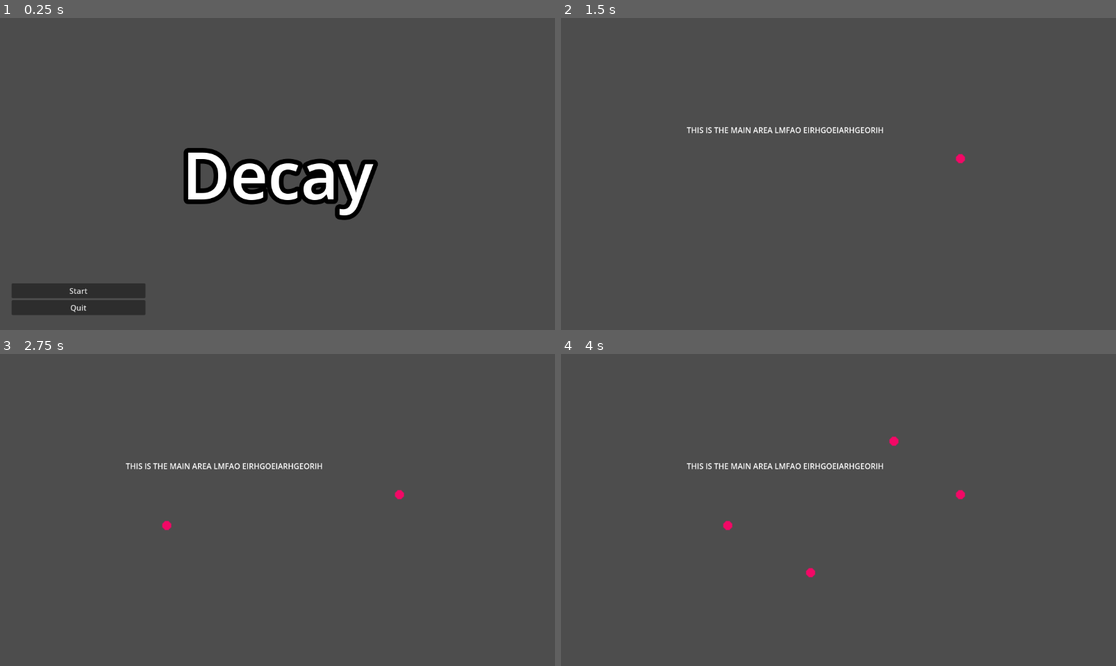
Above: before the commit, frames 1-4 (two rows, left to right).
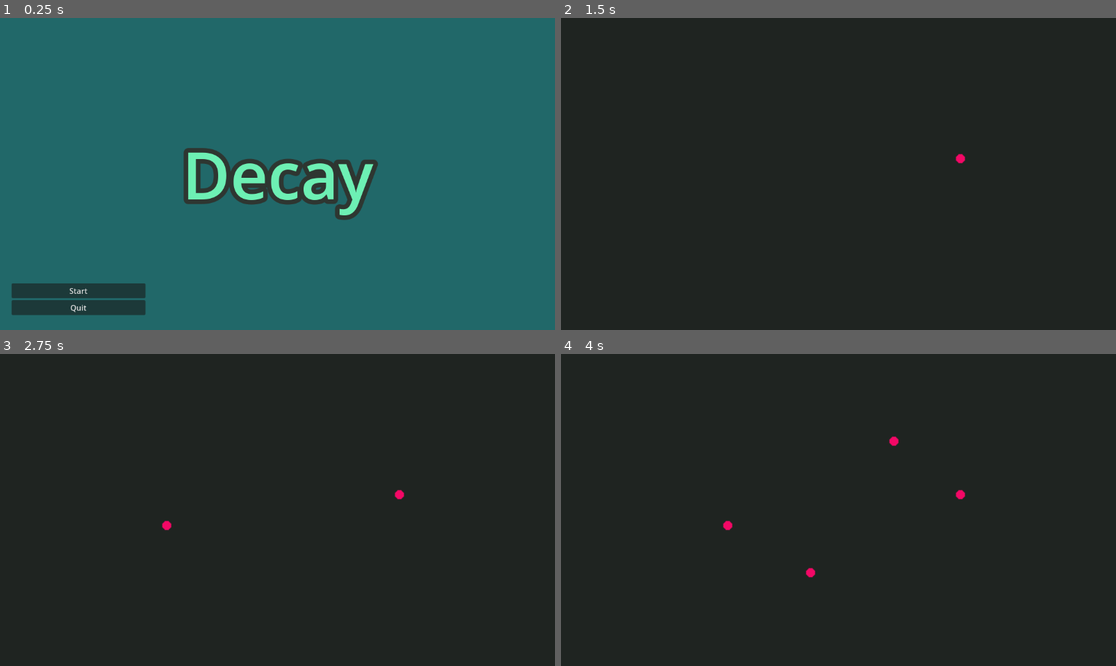
Above: after the commit, the same moments.

Repository: Alpha-Hotel/GameJamJan24
Game: Godot game, scene res://Scenes/menu.tscn
The game is run twice, just before and just after one commit, with the same random seed, the same clock (stepped at 60 frames per second) and the same inputs.
Inputs (mouse positions are in pixels of both pictures, inside the frame that each line leads up to):
- Up to frame 1 (0.25 s): no input
- Up to frame 2 (1.5 s): click "Start" at 0.5 s; tap Enter at 1.25 s; move the mouse to (960, 158) at 1.27 s; click (960, 158) at 1.35 s
- Up to frame 3 (2.75 s): tap Space at 2 s; move the mouse to (166, 525) at 2.02 s; click (166, 525) at 2.1 s
- Up to frame 4 (4 s): tap Enter at 2.75 s; move the mouse to (894, 441) at 2.77 s; click (894, 441) at 2.85 s; tap Space at 3.5 s; move the mouse to (810, 572) at 3.52 s; click (810, 572) at 3.6 s

The runs differ from the first frame. In frame 1, 98% of the frame differs, in the area x 0-100%, y 0-100%; in frame 2, 100%; in frame 3, 100%; in frame 4, 100%.

Commit message:
added better menu colors and text to amtch theme, added a colorrect for background color in main game space

Diff:
--- a/Scenes/menu.tscn
+++ b/Scenes/menu.tscn
@@ -4,8 +4,10 @@
 [ext_resource type="AudioStream" uid="uid://cei5o8xbl1buc" path="res://audio/main theme.wav" id="2_t5ueb"]
 
 [sub_resource type="Environment" id="Environment_pssit"]
-background_mode = 3
-background_energy_multiplier = 1.34
+background_mode = 1
+background_color = Color(0.129412, 0.407843, 0.411765, 1)
+background_energy_multiplier = 1.18
+ambient_light_color = Color(1, 1, 1, 1)
 glow_enabled = true
 glow_intensity = 1.89
 glow_strength = 1.06
@@ -19,6 +21,32 @@
 grow_horizontal = 2
 grow_vertical = 2
 script = ExtResource("1_bbhou")
+
+[node name="WorldEnvironment" type="WorldEnvironment" parent="."]
+environment = SubResource("Environment_pssit")
+
+[node name="Label" type="Label" parent="."]
+modulate = Color(1.5, 1.5, 1.5, 1)
+layout_mode = 1
+anchors_preset = 8
+anchor_left = 0.5
+anchor_top = 0.5
+anchor_right = 0.5
+anchor_bottom = 0.5
+offset_left = -198.5
+offset_top = -93.0
+offset_right = 198.5
+offset_bottom = 93.0
+grow_horizontal = 2
+grow_vertical = 2
+theme_type_variation = &"HeaderLarge"
+theme_override_colors/font_color = Color(0.286275, 0.627451, 0.470588, 1)
+theme_override_colors/font_outline_color = Color(0.121569, 0.141176, 0.129412, 1)
+theme_override_constants/outline_size = 38
+theme_override_font_sizes/font_size = 136
+text = "Decay
+"
+horizontal_alignment = 1
 
 [node name="VBoxContainer" type="VBoxContainer" parent="."]
 layout_mode = 1
@@ -43,27 +71,3 @@
 [node name="AudioStreamPlayer2D" type="AudioStreamPlayer2D" parent="."]
 stream = ExtResource("2_t5ueb")
 autoplay = true
-
-[node name="Label" type="Label" parent="."]
-modulate = Color(1.5, 1.5, 1.5, 1)
-layout_mode = 1
-anchors_preset = 8
-anchor_left = 0.5
-anchor_top = 0.5
-anchor_right = 0.5
-anchor_bottom = 0.5
-offset_left = -198.5
-offset_top = -93.0
-offset_right = 198.5
-offset_bottom = 93.0
-grow_horizontal = 2
-grow_vertical = 2
-theme_type_variation = &"HeaderLarge"
-theme_override_constants/outline_size = 38
-theme_override_font_sizes/font_size = 136
-text = "Decay
-"
-horizontal_alignment = 1
-
-[node name="WorldEnvironment" type="WorldEnvironment" parent="."]
-environment = SubResource("Environment_pssit")
--- a/main.tscn
+++ b/main.tscn
@@ -5,9 +5,7 @@
 [node name="main" type="Node2D"]
 script = ExtResource("1_bya8y")
 
-[node name="Label" type="Label" parent="."]
-offset_left = 261.0
-offset_top = 221.0
-offset_right = 670.0
-offset_bottom = 244.0
-text = "THIS IS THE MAIN AREA LMFAO EIRHGOEIARHGEORIH"
+[node name="ColorRect" type="ColorRect" parent="."]
+offset_right = 1152.0
+offset_bottom = 648.0
+color = Color(0.121569, 0.141176, 0.129412, 1)
--- a/project.godot
+++ b/project.godot
@@ -13,6 +13,7 @@
 config/name="Game Jam Jan 24"
 run/main_scene="res://Scenes/menu.tscn"
 config/features=PackedStringArray("4.2", "Forward Plus")
+boot_splash/bg_color=Color(0.129412, 0.407843, 0.411765, 1)
 config/icon="res://icon.svg"
 
 [input]
@@ -22,3 +23,7 @@
 "events": [Object(InputEventMouseButton,"resource_local_to_scene":false,"resource_name":"","device":-1,"window_id":0,"a …(253 unchanged characters)…
 ]
 }
+
+[rendering]
+
+environment/defaults/default_clear_color=Color(0.129412, 0.407843, 0.411765, 1)
